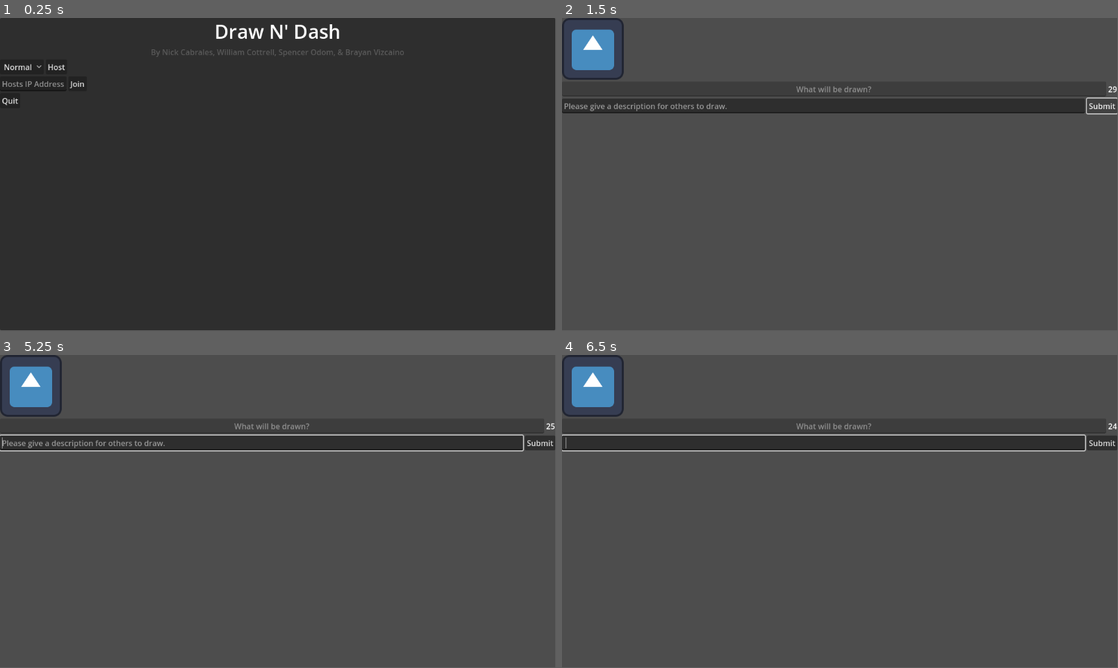
Above: before the commit, frames 1-4 (two rows, left to right).
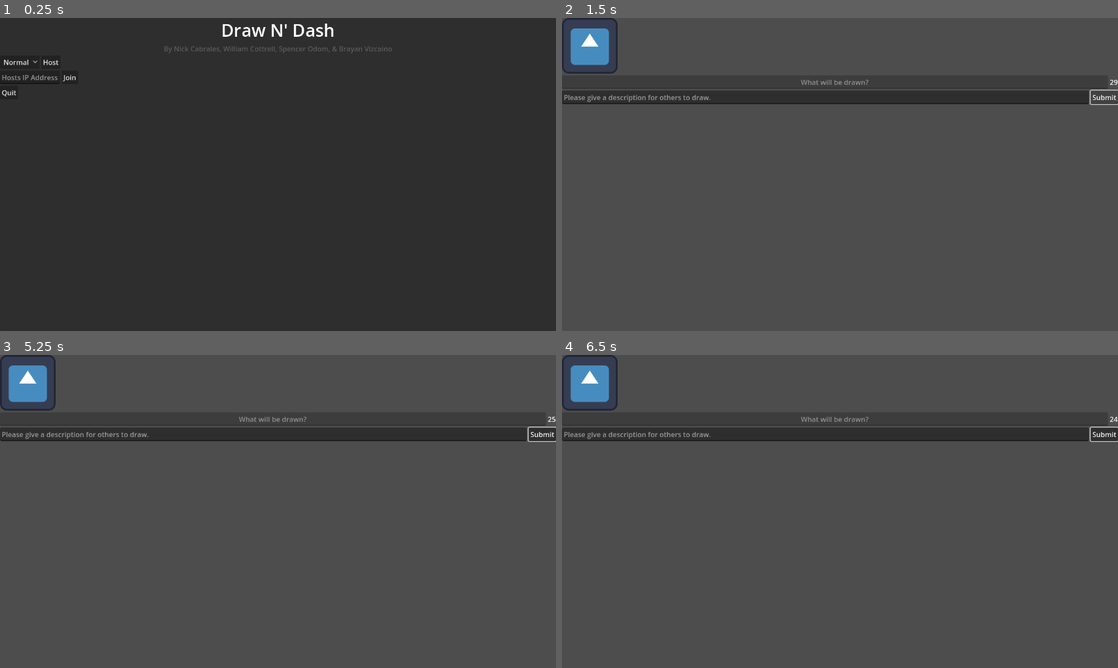
Above: after the commit, the same moments.

Repository: SpencerOdom/Draw-N-Dash
Game: Godot game, scene res://world.tscn
Same seed, same stepped clock (60 frames per second), same inputs: the game is played once before the commit and once after it. The engine's default icon, where the game draws it, is replaced by a stand-in: a white triangle on a blue panel in a dark square.
Inputs (mouse positions are in pixels of both pictures, inside the frame that each line leads up to):
- Up to frame 1 (0.25 s): no input
- Up to frame 2 (1.5 s): click "Host" at 0.5 s; click "Submit" at 1.25 s
- Up to frame 3 (5.25 s): click "Submit" at 2 s; click "Submit" at 2.75 s; tap Enter at 3.5, 5 s; move the mouse to (400, 495) at 3.52 s; click (400, 495) at 3.67 s; tap Space at 4.25 s; move the mouse to (166, 527) at 4.27 s; click (166, 527) at 4.42 s; move the mouse to (333, 442) at 5.02 s; click (333, 442) at 5.17 s
- Up to frame 4 (6.5 s): tap Space at 5.75 s; move the mouse to (812, 574) at 5.77 s; click (812, 574) at 5.92 s
In our replay, the window is 799x449 before the commit and 800x450 after it. These sizes can differ from the game's own. Grey fills any space a smaller window leaves; there, only what the larger window draws over its background counts as a difference.

The runs differ from the first frame. In frame 1, 1.4% of the frame differs, in the area x 0-73%, y 1-28%; in frame 2, 4.3%; in frame 3, 4.8%; in frame 4, 4.9%, in the area x 0-100%, y 0-31%.
Error before the commit: Invalid access to property or key 'text' on a base object of type 'null instance'. (res://Gamemodes/Normal/starting_word_prompt.gd:19)

Commit message:
Added a background b/c it takes like 5 sec.

Diff:
--- a/Gamemodes/Normal/drawing_canvas.tscn
+++ b/Gamemodes/Normal/drawing_canvas.tscn
@@ -3,6 +3,10 @@
 [ext_resource type="Script" path="res://Gamemodes/Normal/canvas.gd" id="1_hewgr"]
 
 [node name="DrawingCanvas" type="Node"]
+
+[node name="ColorRect" type="ColorRect" parent="."]
+offset_right = 1280.0
+offset_bottom = 720.0
 
 [node name="VBoxContainer" type="VBoxContainer" parent="."]
 anchors_preset = 15
@@ -16,6 +20,7 @@
 
 [node name="DrawingPrompt" type="Label" parent="VBoxContainer/Header"]
 layout_mode = 2
+theme_override_colors/font_color = Color(0, 0, 0, 1)
 text = "ERROR_UNKNOWN_PROMOT"
 
 [node name="Timer" type="Timer" parent="VBoxContainer/Header"]
--- a/Gamemodes/Normal/starting_word_prompt.gd
+++ b/Gamemodes/Normal/starting_word_prompt.gd
@@ -16,10 +16,11 @@
 
 func _on_submit_button_pressed() -> void:
 	var user_prompt = $VBoxContainer/HBoxContainer/UserPrompt
-	if user_prompt.text == "":
-		print("No text provided for the prompt.")
-	elif user_prompt.text == "$ForceTimerOut":
-		print("Emit a signal to cause a premature timeout.") # TODO: Read and complete the print statement.
-	else:
-		print(user_prompt.text)
+	#if user_prompt.text == "":
+	#	print("No text provided for the prompt.")
+	#elif user_prompt.text == "$ForceTimerOut":
+	#	print("Emit a signal to cause a premature timeout.") # TODO: Read and complete the print statement.
+	#else:
+		#print(user_prompt.text)
+	#print(user_prompt.text)
 	pass # Replace with function body.
--- a/project.godot
+++ b/project.godot
@@ -15,6 +15,11 @@
 config/features=PackedStringArray("4.3", "Forward Plus")
 config/icon="res://icon.svg"
 
+[display]
+
+window/size/viewport_width=1280
+window/size/viewport_height=720
+
 [dotnet]
 
 project/assembly_name="drawndash"
